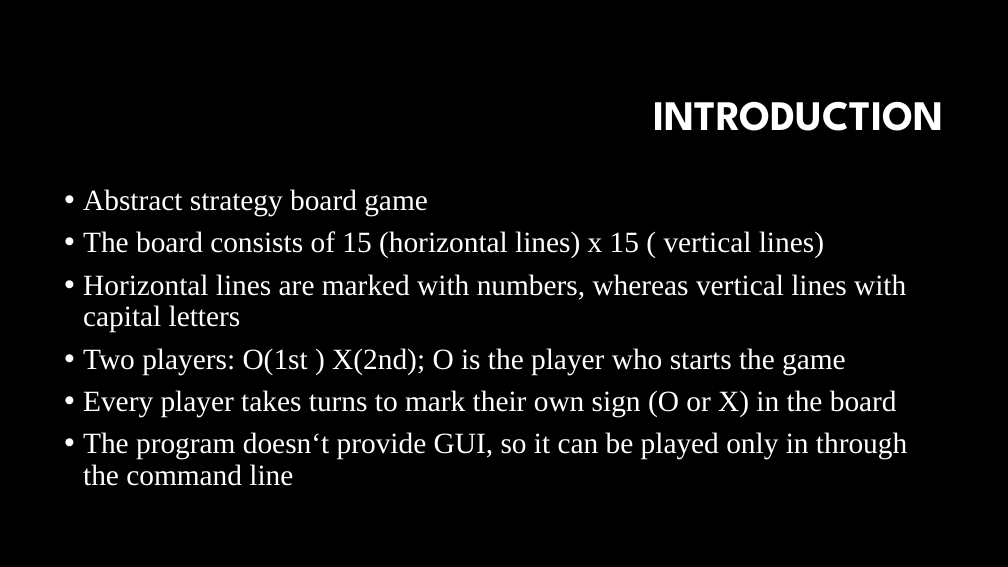
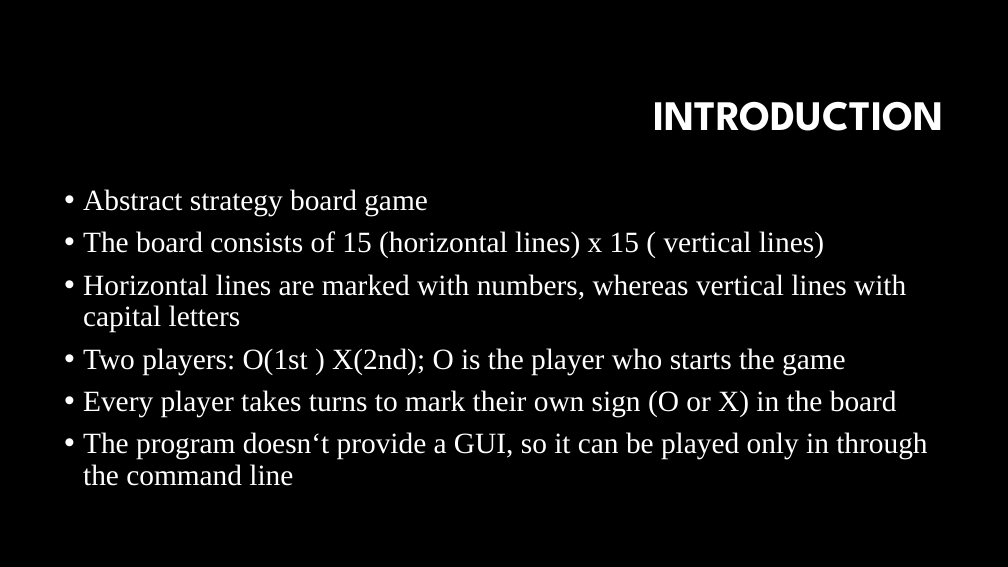
Before and after one commit to SimenSverdrup/Gomoku, a slide deck: slide 3 of Presentation-Gomoku.pptx. Drawn at 1008x567 pixels with LibreOffice and Linux fonts; fonts in the diff are those of the drawing; background and template pictures are left out. Boxes give left, top, right and bottom in pixels: in the first picture for what was removed or moved away, otherwise in the second. Text is boxed around its words. In the diff, an @@ line names an element or a change of style, - is before the commit and + after.

```diff
--- a/Presentation-Gomoku.pptx
+++ b/Presentation-Gomoku.pptx
@@ text at <box>83,432,927,486</box>: text changed @@
-• The program doesn‘t provide GUI, so it can be played only in through the command line
+• The program doesn‘t provide a GUI, so it can be played only in through the command line
```
Also in this commit, not shown: 2 other slides changed, 13 slides added.
